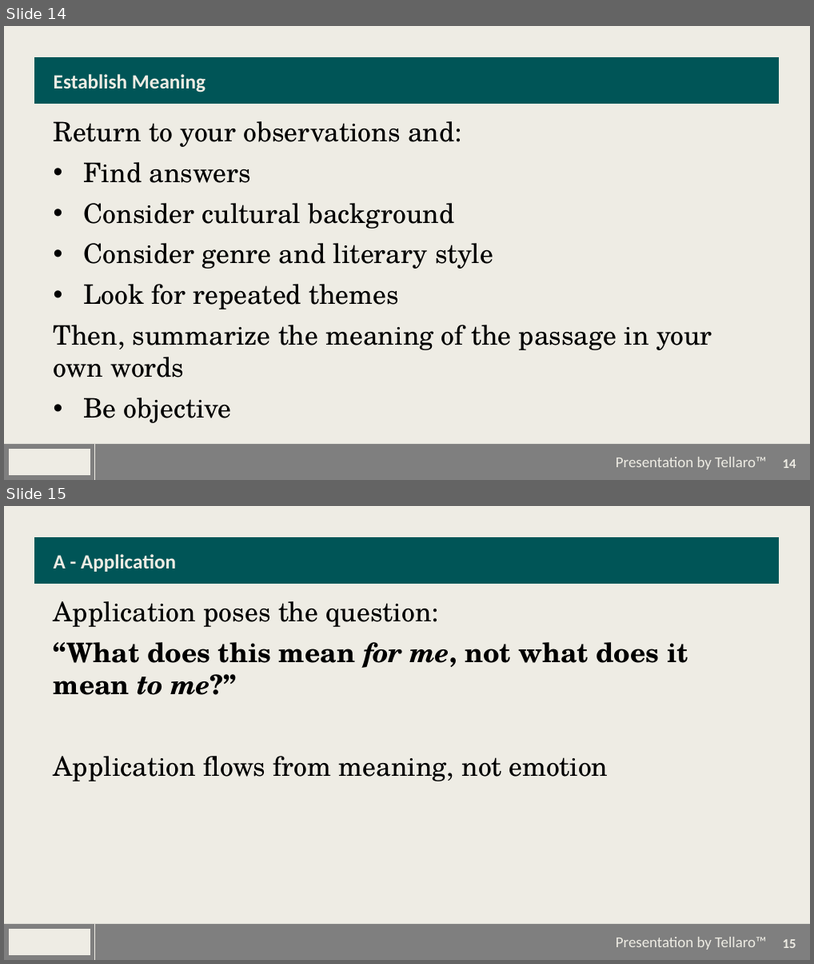
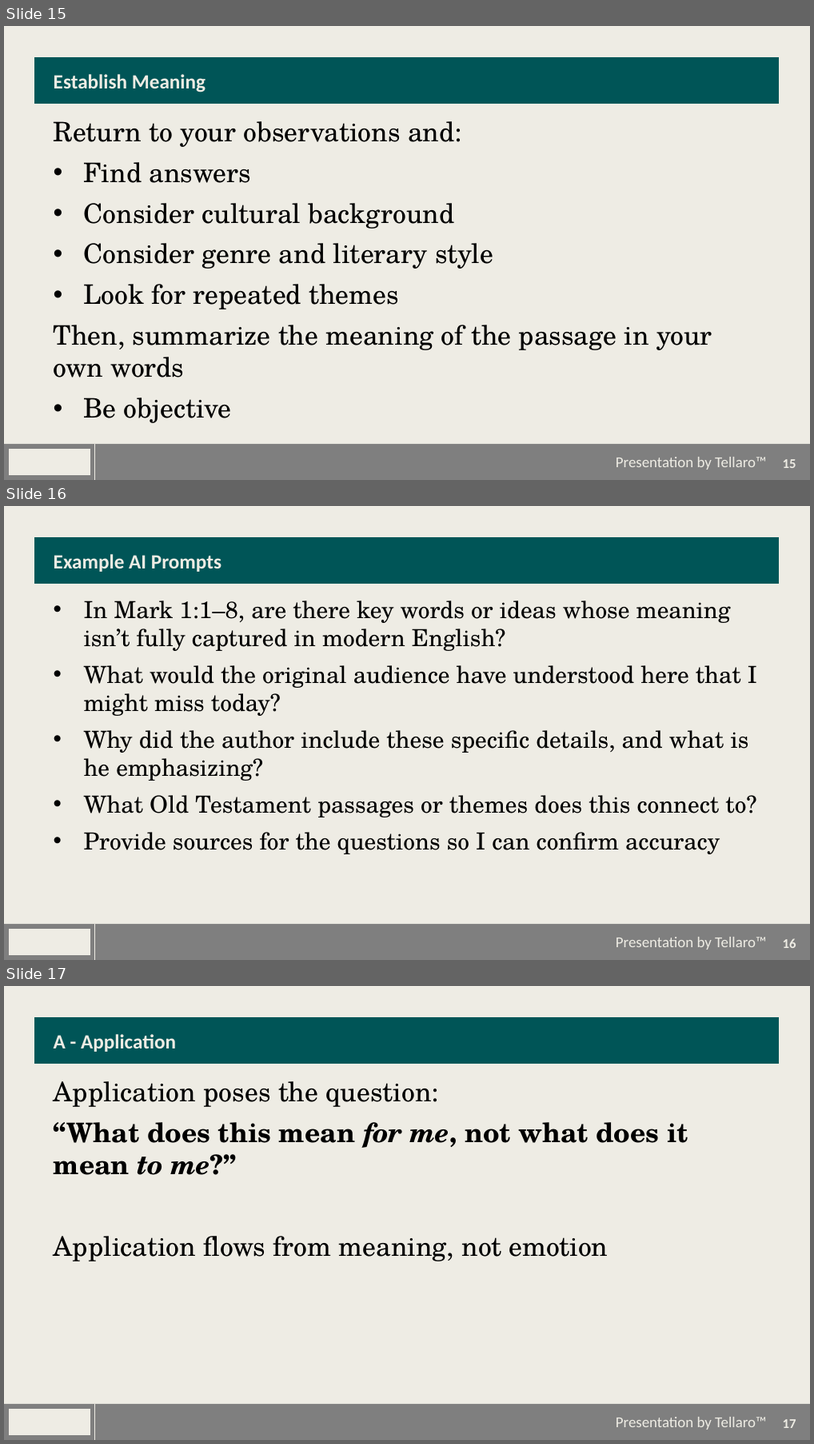
Before and after one commit to JustinHendersonSMAPPER/PersonalPresentations, a slide deck: How to Study the Bible.pptx. Shown one above the other, each under a label of ours: slides 14 and 15 before the commit, slides 15, 16 and 17 after it. The pictures are 814x964 and 814x1444 pixels, drawn with LibreOffice and Linux fonts; fonts in the diff are those of the drawing; background and template pictures are left out. Boxes give left, top, right and bottom in pixels: in the first picture for what was removed or moved away, otherwise in the second. Text is boxed around its words. In the diff, an @@ line names an element or a change of style, - is before the commit and + after.

```diff
--- a/How to Study the Bible.pptx
+++ b/How to Study the Bible.pptx
@@ slide 16 added at (4, 506, 810, 960), background #EEECE4; not listed: 6 template elements that a slide beside it also shows @@
@@ title added at (54, 554, 222, 572), 24 pt, text #EEECE4, bold @@
+Example AI Prompts
@@ text added at (84, 600, 758, 854), 28 pt, text #000000 @@
+• In Mark 1:1–8, are there key words or ideas whose meaning isn’t fully captured in modern English?
+• What would the original audience have understood here that I might miss today?
+• Why did the author include these specific details, and what is he emphasizing?
+• What Old Testament passages or themes does this connect to?
+• Provide sources for the questions so I can confirm accuracy
@@ what was slide 14 is now slide 15 @@
@@ page number at (783, 459, 797, 468): text changed @@
-14
+15
@@ what was slide 15 is now slide 17 @@
@@ page number at (783, 1419, 797, 1428): text changed @@
-15
+17
```
Also in this commit, not shown: 1 slide changed, 3 other slides added.
